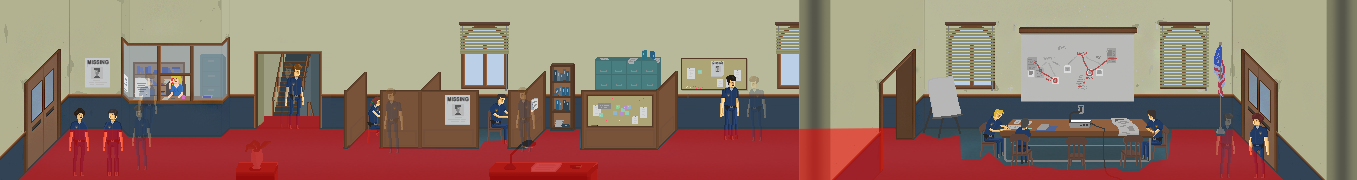
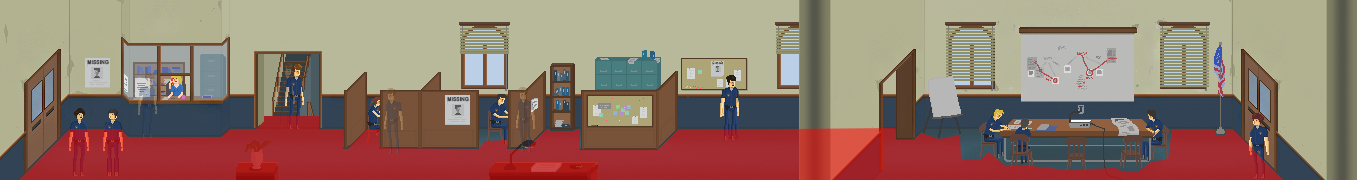
Comparing the layer stacks of the two 1357x180 images. Changes:
pixels changed over (132, 76, 1235, 178) (layer not identified)
